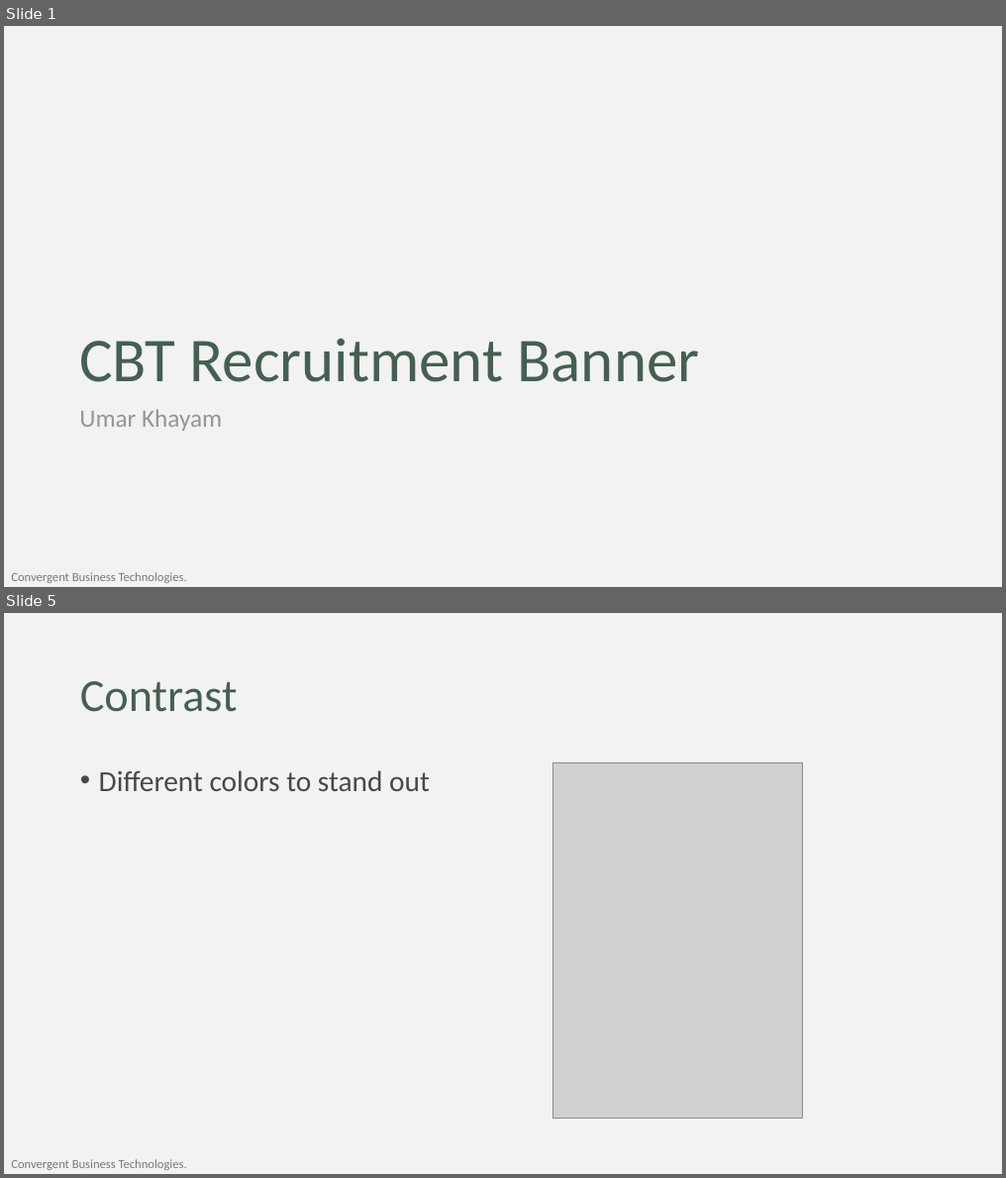
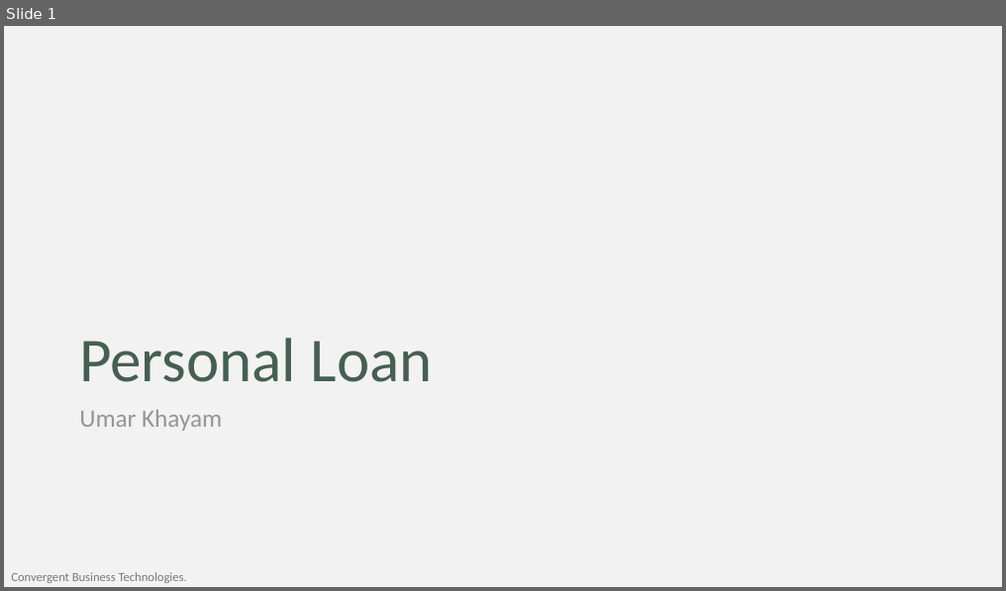
Before and after one commit to umar-khayam/Data-Science, a slide deck: Learning/Statistics/ISL/Presentation_v1.2.pptx. Shown one above the other, each under a label of ours: slides 1 and 5 before the commit, slide 1 after it; the slides between them are not shown. The pictures are 1006x1178 and 1006x591 pixels, drawn with LibreOffice and Linux fonts; fonts in the diff are those of the drawing; grey boxes stand for pictures; background and template pictures are left out. Boxes give left, top, right and bottom in pixels: in the first picture for what was removed or moved away, otherwise in the second. Text is boxed around its words. In the diff, an @@ line names an element or a change of style, - is before the commit and + after.

Commit message:
Bank Personal Loan

```diff
--- a/Learning/Statistics/ISL/Presentation_v1.2.pptx
+++ b/Learning/Statistics/ISL/Presentation_v1.2.pptx
@@ slide 5 removed at (4, 613, 1002, 1174), background #F2F2F2; not listed: 1 template element that a slide beside it also shows @@
@@ title removed at (80, 681, 238, 712) @@
-Contrast
@@ text removed at (99, 770, 430, 791) @@
-• Different colors to stand out
@@ picture removed at (552, 762, 803, 1119) @@
@@ slide 1 changed as well @@
@@ title at (79, 338, 433, 382): text changed @@
-CBT Recruitment Banner
+Personal Loan
```
Also in this commit, not shown: 17 slides added, 9 other slides removed, 7 other files.
